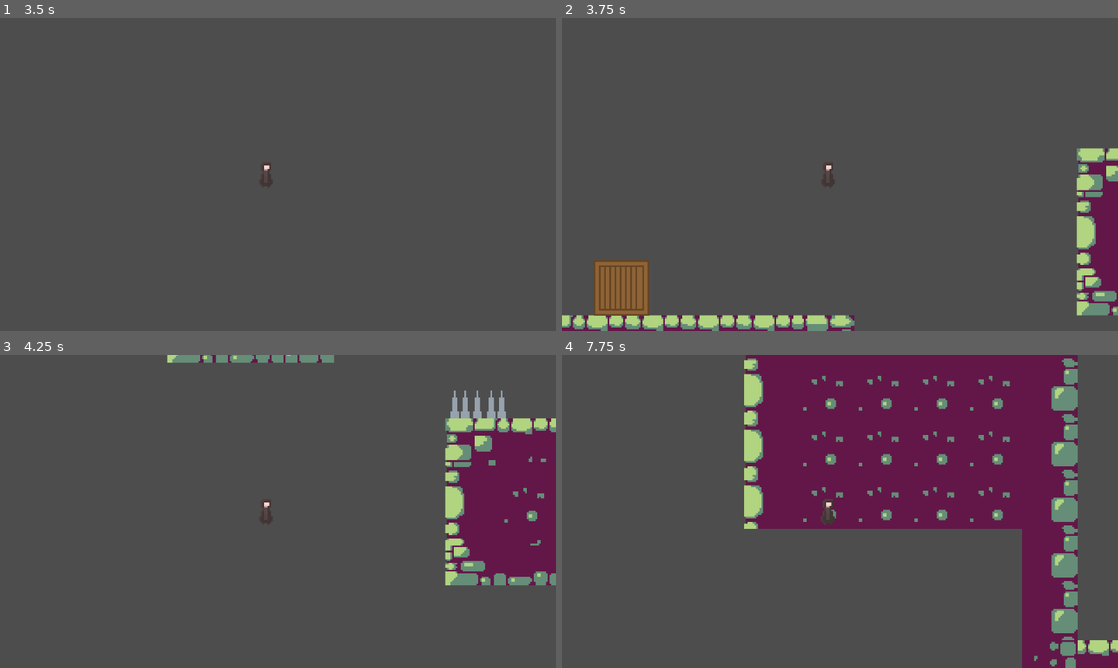
Above: before the commit, frames 1-4 (two rows, left to right).
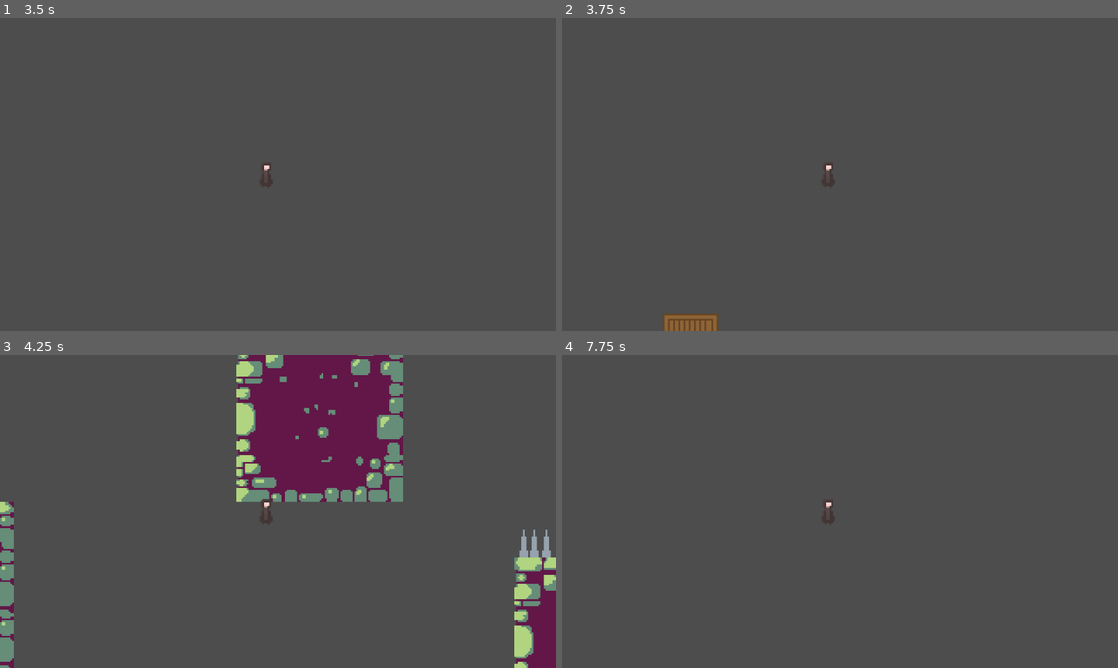
Above: after the commit, the same moments.

Repository: HalfdanIsaksen/coding-pirates-2d-platform
Game: Godot game, scene res://level.tscn
The game is run twice, just before and just after one commit, with the same random seed, the same clock (stepped at 60 frames per second) and the same inputs.
Inputs:
- Up to frame 1 (3.5 s): hold D (Right) 0.53-2.03 s; tap W (Up) at 0.77, 1.52, 3.02 s; hold A (Left) 2.03-2.78 s; tap Enter at 2.75 s; hold D (Right) from 2.78 s (still down)
- Up to frame 2 (3.75 s): keep holding D (Right); tap Space at 3.5 s
- Up to frame 3 (4.25 s): keep holding D (Right); tap W (Up) at 3.77 s
- Up to frame 4 (7.75 s): release D (Right) at 4.28 s; hold A (Left) 4.28-5.03 s; tap W (Up) at 4.52, 6.02, 6.77, 7.52 s; hold D (Right) 5.03-5.78 s; tap Enter at 5.75 s; hold A (Left) 5.78-7.28 s; tap Space at 6.5 s; hold D (Right) from 7.28 s (still down)

Frame 1 is identical in both runs. In frame 2, 8.3% of the frame differs, in the area x 0-100%, y 41-100%; in frame 3, 28%; in frame 4, 38%, in the area x 32-100%, y 0-100%.

Commit message:
Health and global assets

Diff:
--- a/codingpirates/gamemanager.gd
+++ b/codingpirates/gamemanager.gd
@@ -1,7 +1,19 @@
 extends Node
+
+signal health_changed(current_health)
 
 var max_health := 3
 var health := 3
 
 func player_died(player: Node2D):
 	health -= 1
+	emit_signal("health_changed", health)
+
+	if health <= 0:
+		health = max_health
+		emit_signal("health_changed", health)
+		print("Game Over")
+		get_tree().reload_current_scene()
+		return
+
+	get_tree().reload_current_scene()
--- /dev/null
+++ b/codingpirates/health.gd
@@ -0,0 +1,14 @@
+extends CanvasLayer
+
+@onready var hearts = [
+	$bar/heart,
+	$bar/heart2,
+	$bar/heart3
+]
+# Called when the node enters the scene tree for the first time.
+func _ready() -> void:
+	pass # Replace with function body.
+
+func update_hearts(current_health: int) -> void:
+	for i in range(hearts.size()):
+		hearts[i].visible = i < current_health
--- /dev/null
+++ b/codingpirates/health.tscn
@@ -0,0 +1,19 @@
+[gd_scene format=3 uid="uid://d3t8wkf4mcw6g"]
+
+[ext_resource type="Script" uid="uid://c3j2hwpue52xg" path="res://health.gd" id="1_ledv5"]
+
+[node name="Health" type="CanvasLayer" unique_id=880143526]
+script = ExtResource("1_ledv5")
+
+[node name="bar" type="HBoxContainer" parent="." unique_id=1407335009]
+offset_right = 40.0
+offset_bottom = 40.0
+
+[node name="heart" type="TextureRect" parent="bar" unique_id=871231081]
+layout_mode = 2
+
+[node name="heart2" type="TextureRect" parent="bar" unique_id=83720085]
+layout_mode = 2
+
+[node name="heart3" type="TextureRect" parent="bar" unique_id=1368938487]
+layout_mode = 2
--- a/codingpirates/project.godot
+++ b/codingpirates/project.godot
@@ -14,6 +14,10 @@
 run/main_scene="uid://keo3xwlhmcgb"
 config/features=PackedStringArray("4.6", "Forward Plus")
 config/icon="res://icon.svg"
+
+[autoload]
+
+Gamemanager="*uid://b36vj544765uf"
 
 [display]
 
--- a/codingpirates/spiller.gd
+++ b/codingpirates/spiller.gd
@@ -17,7 +17,7 @@
 		velocity.y = JUMP_VELOCITY
 
 	if position.y > 2000:
-		position = player_start_position
+		Gamemanager.player_died(self)
 
 	get_input()
 	move_and_slide()
@@ -26,8 +26,7 @@
 		var c = get_slide_collision(i)
 
 		if c.get_collider() is StaticBody2D:
-			position = player_start_position
-			velocity = Vector2.ZERO
+			Gamemanager.player_died(self)
 			break
 
 		if c.get_collider() is RigidBody2D:
Not shown, added: codingpirates/health.gd.uid
